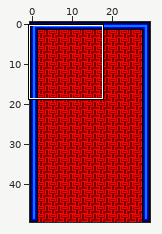
Two versions of a level (Tiled map, assets/level-02-background.tmx). Above, an overview of the earlier version with the close-up marked.
Close-up. Earlier state:
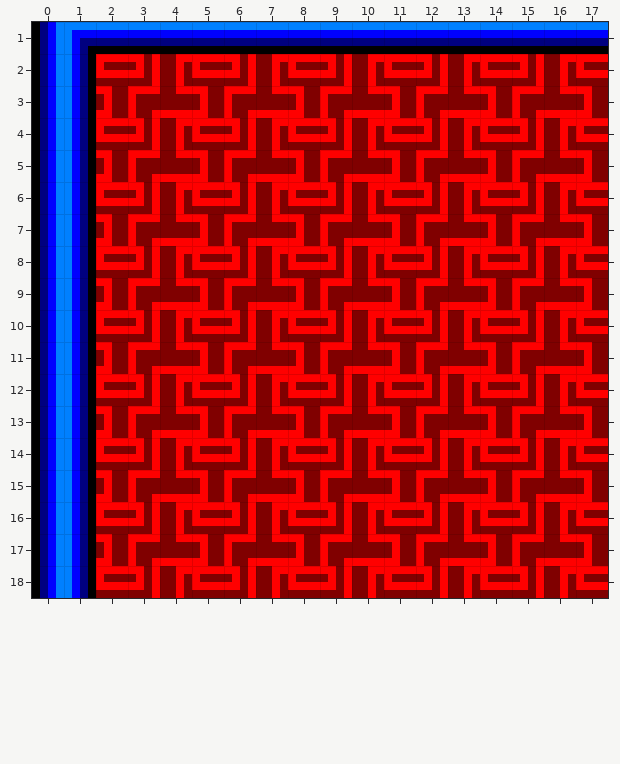
Cells are 4x4 px. Shown: x 0..17, y 1..18. The commit also changed other parts of the map, which this record leaves out.
The same view after the edit:
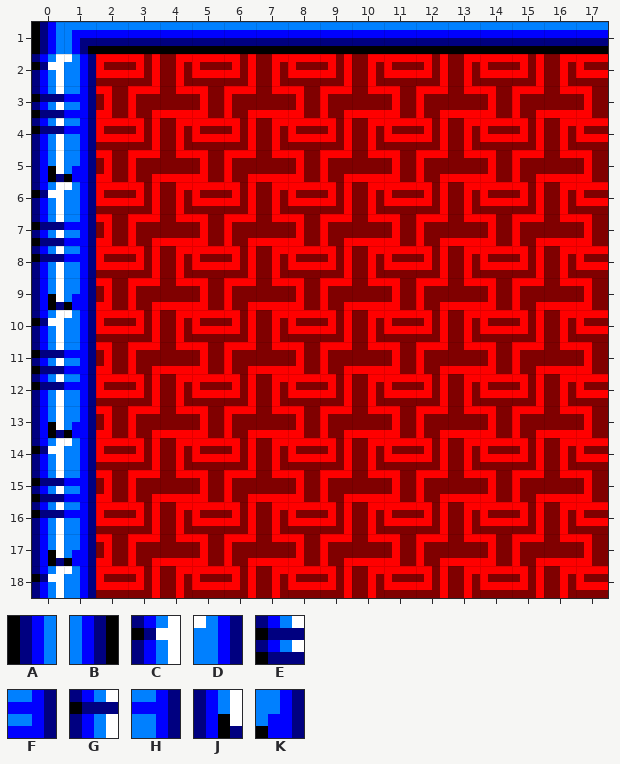
Key: from "tileset": A 45, B 46, C 47, D 48, E 67, F 68, G 87, H 88, J 107, K 108.
_ is an empty cell, . an unchanged one.
Change:
--- layer "Tile Layer 1"
@@ x 0..1 @@
- 2 AB
- 3 AB
- 4 AB
- 5 AB
- 6 AB
- 7 AB
- 8 AB
- 9 AB
-10 AB
-11 AB
-12 AB
-13 AB
-14 AB
-15 AB
-16 AB
-17 AB
-18 AB
+ 2 CD
+ 3 EF
+ 4 GH
+ 5 JK
+ 6 CD
+ 7 EF
+ 8 GH
+ 9 JK
+10 CD
+11 EF
+12 GH
+13 JK
+14 CD
+15 EF
+16 GH
+17 JK
+18 CD
Pixel boxes of the changes (left, top, right, bottom) in both close-ups:
changed: (32, 54, 96, 598)
